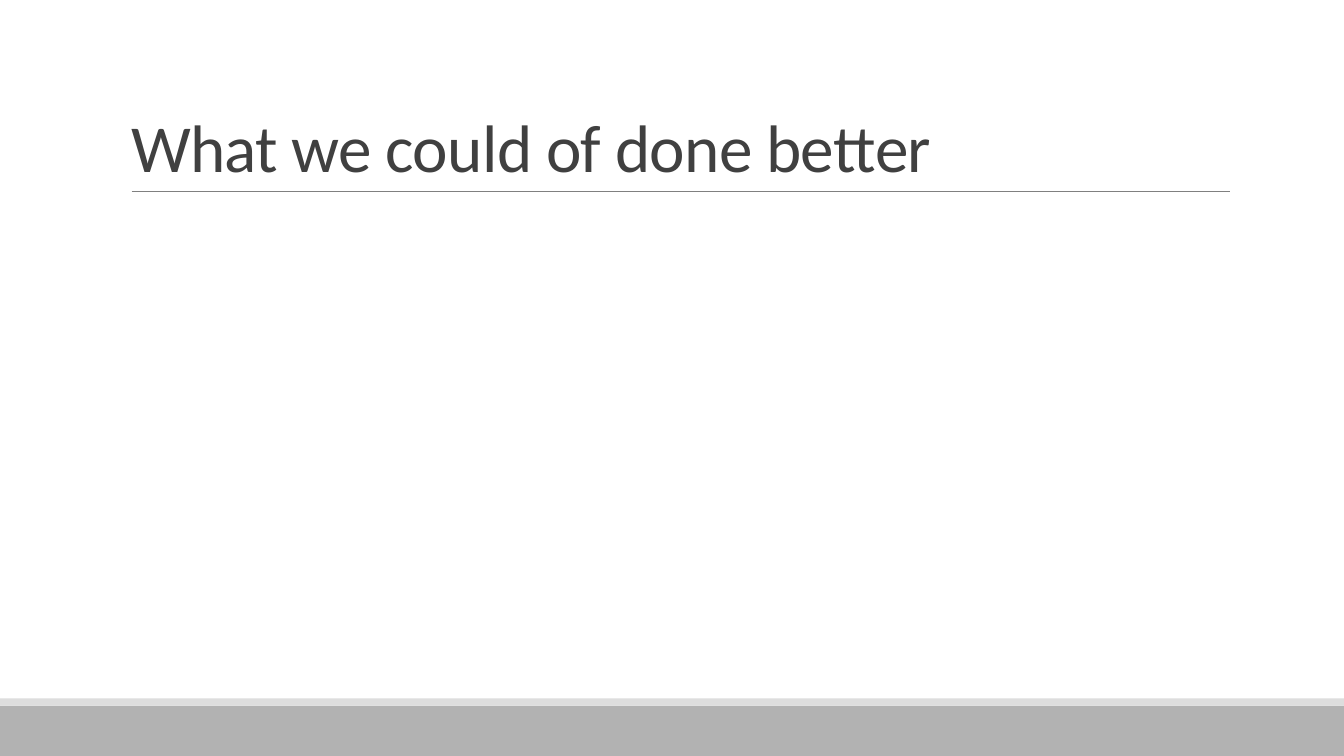
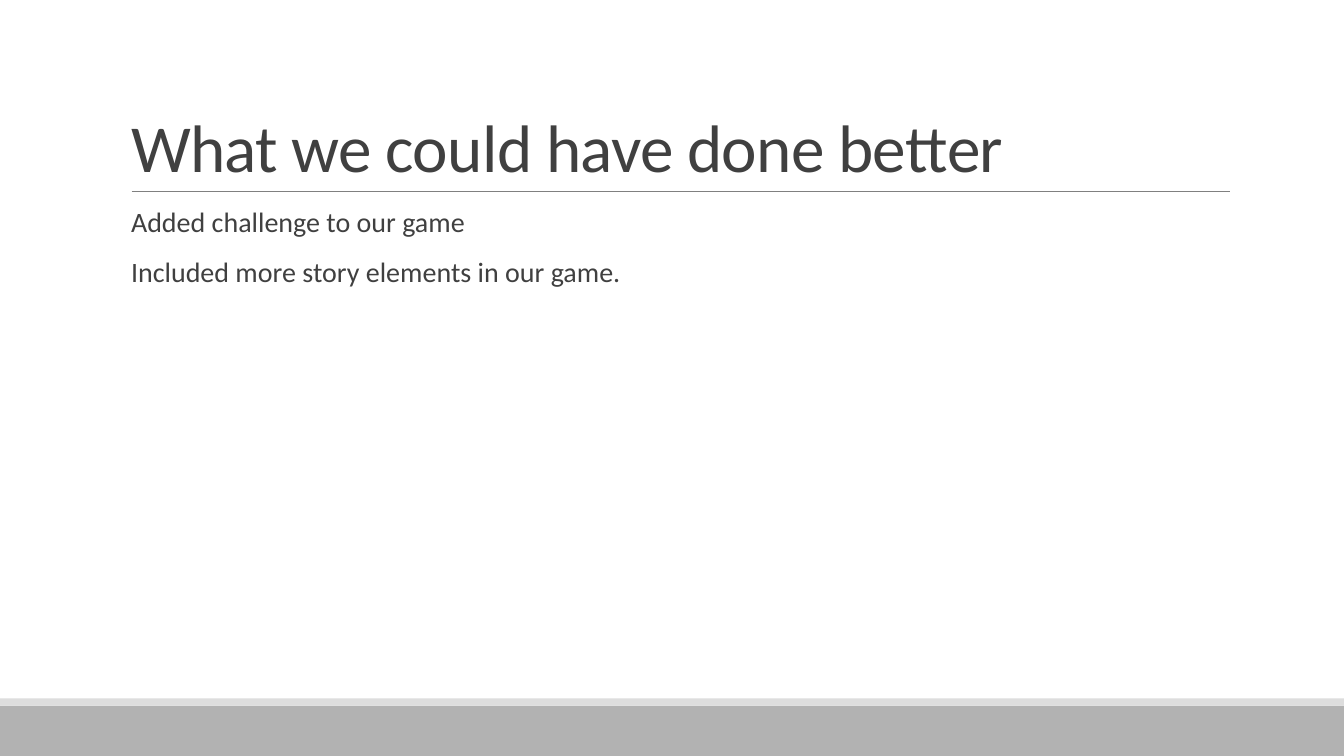
Before and after one commit to UoSGamesGroups/first-semester-l4-5-group-15, a slide deck: slide 14 of Managment/Presentations/Final Power Point Presentation.pptx (slide 13 before the commit). Drawn at 1344x756 pixels with LibreOffice and Linux fonts; fonts in the diff are those of the drawing. Boxes give left, top, right and bottom in pixels: in the first picture for what was removed or moved away, otherwise in the second. Text is boxed around its words. In the diff, an @@ line names an element or a change of style, - is before the commit and + after.

```diff
--- a/Managment/Presentations/Final Power Point Presentation.pptx
+++ b/Managment/Presentations/Final Power Point Presentation.pptx
@@ title at (131,125,1003,173): text changed @@
-What we could of done better
+What we could have done better
@@ text added at (131,212,621,287), 20 pt, text #404040 @@
+  Added challenge to our game
+  Included more story elements in our game.
```
Also in this commit, not shown: 3 other slides changed, 1 slide added, 1 slide removed, 14 other files.
